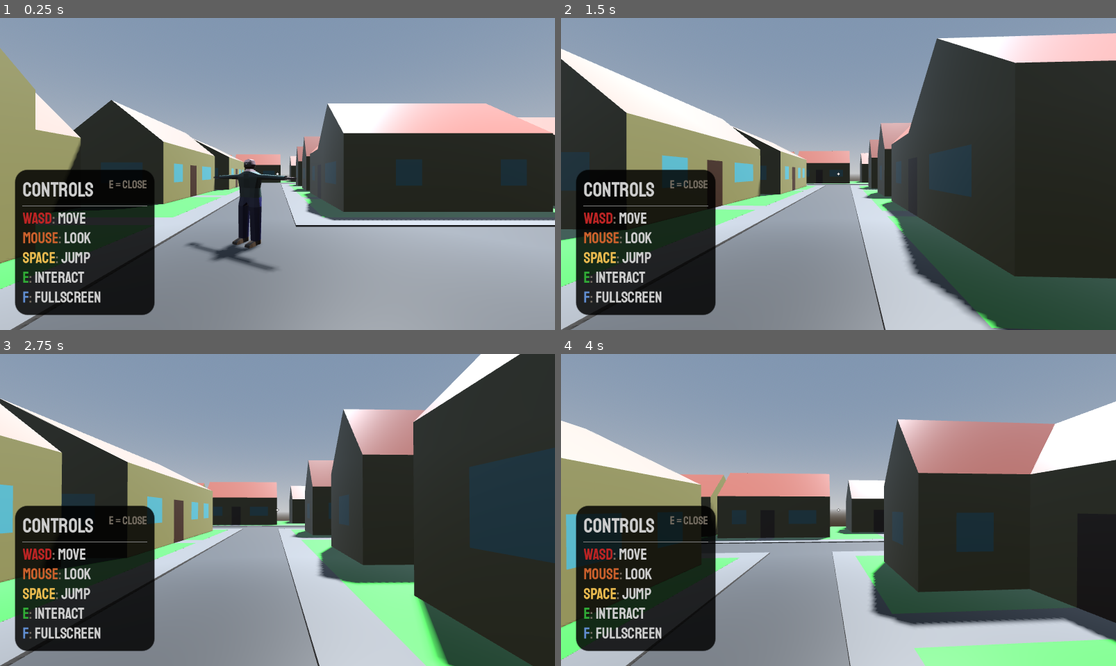
Above: before the commit, frames 1-4 (two rows, left to right).
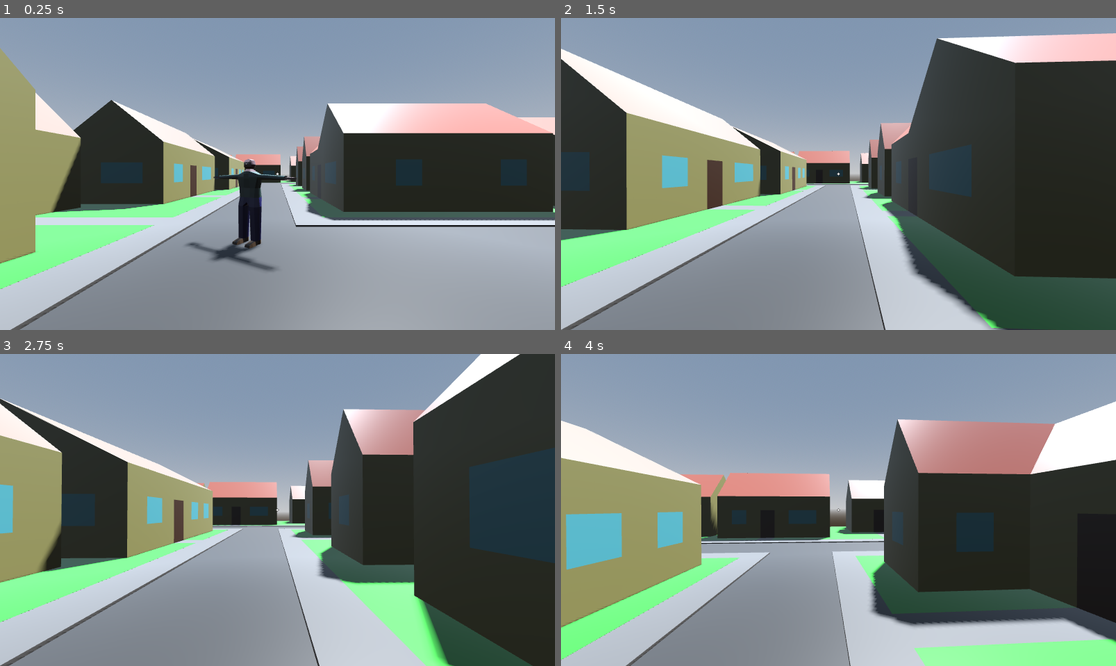
Above: after the commit, the same moments.

Repository: DrOtter3000/theconvention
Game: Godot game, scene res://Environment/level.tscn
Two runs of this game, one before a commit and one after it. Both use one fixed random seed, a clock stepped at 60 frames per second and the inputs below.
Inputs (mouse positions are in pixels of both pictures, inside the frame that each line leads up to):
- Up to frame 1 (0.25 s): no input
- Up to frame 2 (1.5 s): tap Enter (ui_accept) at 0.5 s; move the mouse to (866, 174) at 0.52 s; press the mouse at (866, 174) at 0.53 s; hold W (move_forward) from 0.53 s (still down); tap Space (jump) at 0.77 s; move the mouse to (810, 174) at 1.27 s; release the mouse at (810, 174) at 1.28 s; click (810, 174) at 1.35 s
- Up to frame 3 (2.75 s): keep holding W (move_forward); tap Space (jump) at 1.52 s; move the mouse to (288, 503) at 2.02 s; press the mouse at (288, 503) at 2.03 s
- Up to frame 4 (4 s): keep holding W (move_forward); move the mouse to (832, 516) at 2.77 s; release the mouse at (832, 516) at 2.78 s; click (832, 516) at 2.85 s; tap Space (jump) at 3.02, 3.77 s; move the mouse to (877, 513) at 3.52 s; press the mouse at (877, 513) at 3.53 s

The runs differ from the first frame. In frame 1, 11% of the frame differs, in the area x 2-28%, y 48-96%; in frame 2, 11%; in frame 3, 11%; in frame 4, 12%.

Commit message:
remove hints

Diff:
--- a/UI/UserInterface.tscn
+++ b/UI/UserInterface.tscn
@@ -1,38 +1,10 @@
-[gd_scene load_steps=14 format=3 uid="uid://b4mrqfvtlycnc"]
+[gd_scene load_steps=10 format=3 uid="uid://b4mrqfvtlycnc"]
 
 [ext_resource type="Script" path="res://UI/UserInterface.gd" id="1_pjpe8"]
 [ext_resource type="Theme" uid="uid://bq6qbvmwxf5gm" path="res://UI/UITheme.tres" id="2_rwlv8"]
 [ext_resource type="Script" path="res://UI/Reticle.gd" id="3_hfmys"]
 [ext_resource type="Shader" uid="uid://wn6mnfchf1w7" path="res://UI/ScreenSpaceBlur.tres" id="4_kynqp"]
 [ext_resource type="PackedScene" uid="uid://sbl4rscivr8g" path="res://UI/SettingsContainer.tscn" id="5_qrem4"]
-
-[sub_resource type="GDScript" id="GDScript_ivi4s"]
-script/source = "extends MarginContainer
-
-func _unhandled_input(event: InputEvent) -> void:
-	if event.is_action_pressed(\"interact\"):
-		queue_free()
-"
-
-[sub_resource type="StyleBoxFlat" id="StyleBoxFlat_t4yve"]
-content_margin_left = 15.0
-content_margin_top = 15.0
-content_margin_right = 15.0
-content_margin_bottom = 15.0
-bg_color = Color(0, 0, 0, 0.6)
-corner_radius_top_left = 25
-corner_radius_top_right = 25
-corner_radius_bottom_right = 25
-corner_radius_bottom_left = 25
-shadow_size = 2
-
-[sub_resource type="LabelSettings" id="LabelSettings_8msa4"]
-font_size = 42
-font_color = Color(0.803922, 0.803922, 0.803922, 1)
-
-[sub_resource type="LabelSettings" id="LabelSettings_1tj06"]
-font_size = 24
-font_color = Color(0.454902, 0.423529, 0.380392, 1)
 
 [sub_resource type="ShaderMaterial" id="ShaderMaterial_6vwxw"]
 shader = ExtResource("4_kynqp")
@@ -75,60 +47,6 @@
 mouse_filter = 2
 stretch_mode = 5
 script = ExtResource("3_hfmys")
-
-[node name="Hints" type="MarginContainer" parent="HUD"]
-layout_mode = 1
-anchors_preset = 15
-anchor_right = 1.0
-anchor_bottom = 1.0
-grow_horizontal = 2
-grow_vertical = 2
-theme_override_constants/margin_left = 32
-theme_override_constants/margin_top = 32
-theme_override_constants/margin_right = 32
-theme_override_constants/margin_bottom = 32
-script = SubResource("GDScript_ivi4s")
-
-[node name="PanelContainer" type="PanelContainer" parent="HUD/Hints"]
-custom_minimum_size = Vector2(288, 0)
-layout_mode = 2
-size_flags_horizontal = 0
-size_flags_vertical = 8
-theme_override_styles/panel = SubResource("StyleBoxFlat_t4yve")
-
-[node name="VBoxContainer" type="VBoxContainer" parent="HUD/Hints/PanelContainer"]
-layout_mode = 2
-theme_override_constants/separation = 4
-
-[node name="HBoxContainer" type="HBoxContainer" parent="HUD/Hints/PanelContainer/VBoxContainer"]
-layout_mode = 2
-
-[node name="TitleLabel" type="Label" parent="HUD/Hints/PanelContainer/VBoxContainer/HBoxContainer"]
-layout_mode = 2
-text = "Controls"
-label_settings = SubResource("LabelSettings_8msa4")
-
-[node name="CloseLabel" type="Label" parent="HUD/Hints/PanelContainer/VBoxContainer/HBoxContainer"]
-layout_mode = 2
-size_flags_horizontal = 3
-size_flags_vertical = 1
-text = "E = close"
-label_settings = SubResource("LabelSettings_1tj06")
-horizontal_alignment = 2
-
-[node name="HSeparator" type="HSeparator" parent="HUD/Hints/PanelContainer/VBoxContainer"]
-layout_mode = 2
-
-[node name="RichTextLabel" type="RichTextLabel" parent="HUD/Hints/PanelContainer/VBoxContainer"]
-layout_mode = 2
-theme_override_colors/default_color = Color(0.803922, 0.803922, 0.803922, 1)
-bbcode_enabled = true
-text = "[color=bd2424]WASD[/color][color=746c61]:[/color] move
-[color=cc612c]Mouse[/color][color=746c61]:[/color] look
-[color=ebbb4f]Space[/color][color=746c61]:[/color] Jump
-[color=30aa36]E[/color][color=746c61]:[/color] Interact
-[color=608dd0]F[/color][color=746c61]:[/color] Fullscreen"
-fit_content = true
 
 [node name="PauseScreen" type="Control" parent="."]
 process_mode = 3
